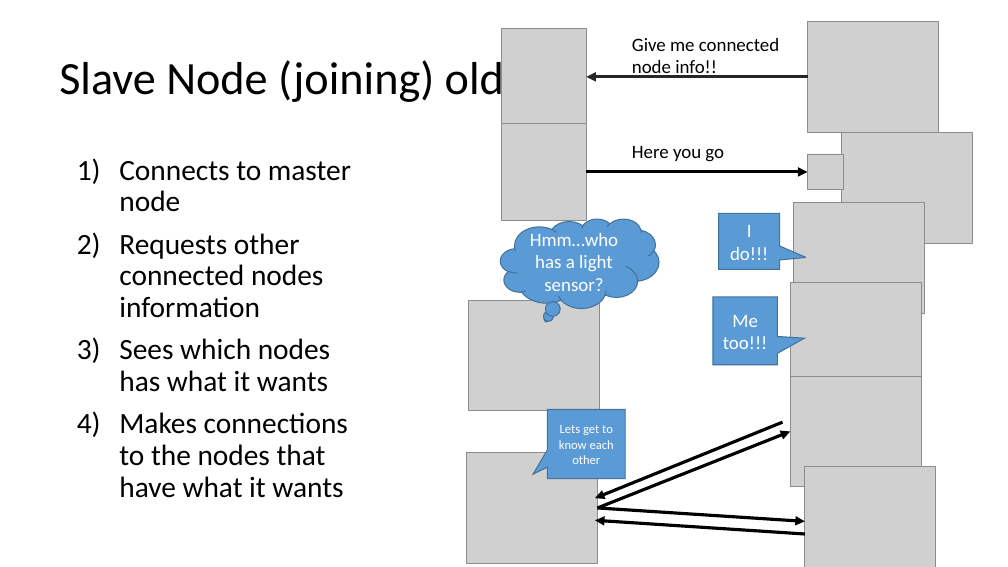
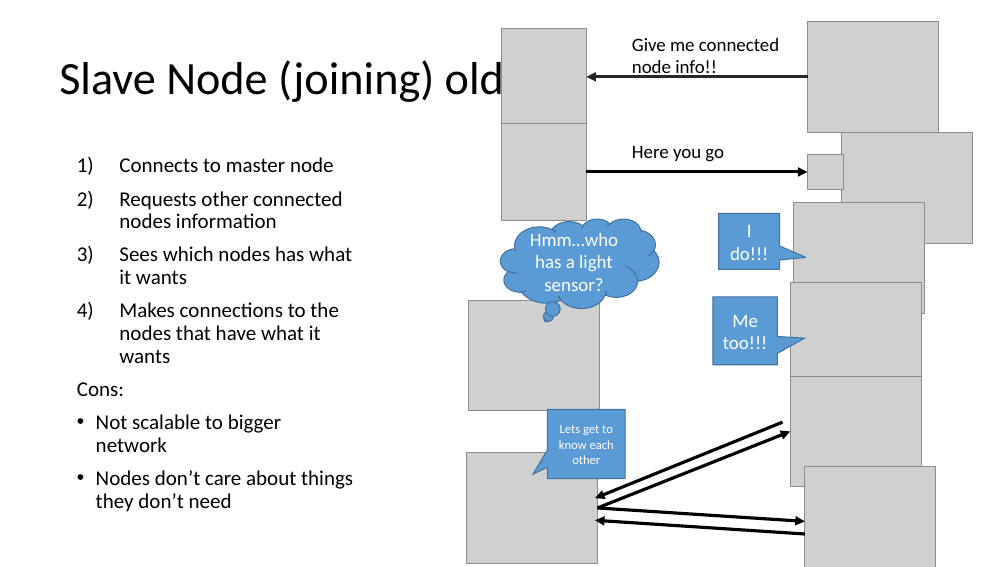
Before and after one commit to rush2sk8/Intel-Edison-PS, a slide deck: slide 4 of node network.pptx (slide 5 before the commit). Drawn at 1008x567 pixels with LibreOffice and Linux fonts; fonts in the diff are those of the drawing; grey boxes stand for pictures. Boxes give left, top, right and bottom in pixels: in the first picture for what was removed or moved away, otherwise in the second. Text is boxed around its words. In the diff, an @@ line names an element or a change of style, - is before the commit and + after.

```diff
--- a/node network.pptx
+++ b/node network.pptx
@@ text at [119, 157, 352, 363]: size 28 to 20 pt in "Connects to master node", "Requests other connected nodes information", "Sees which nodes has what it wants", "Makes connections to the nodes that have ..." @@
@@ text at [77, 382, 353, 512]: paragraphs added @@
+Cons:
+• Not scalable to bigger network
+• Nodes don’t care about things they don’t need
```
Also in this commit, not shown: 3 other slides changed, 1 slide removed.
